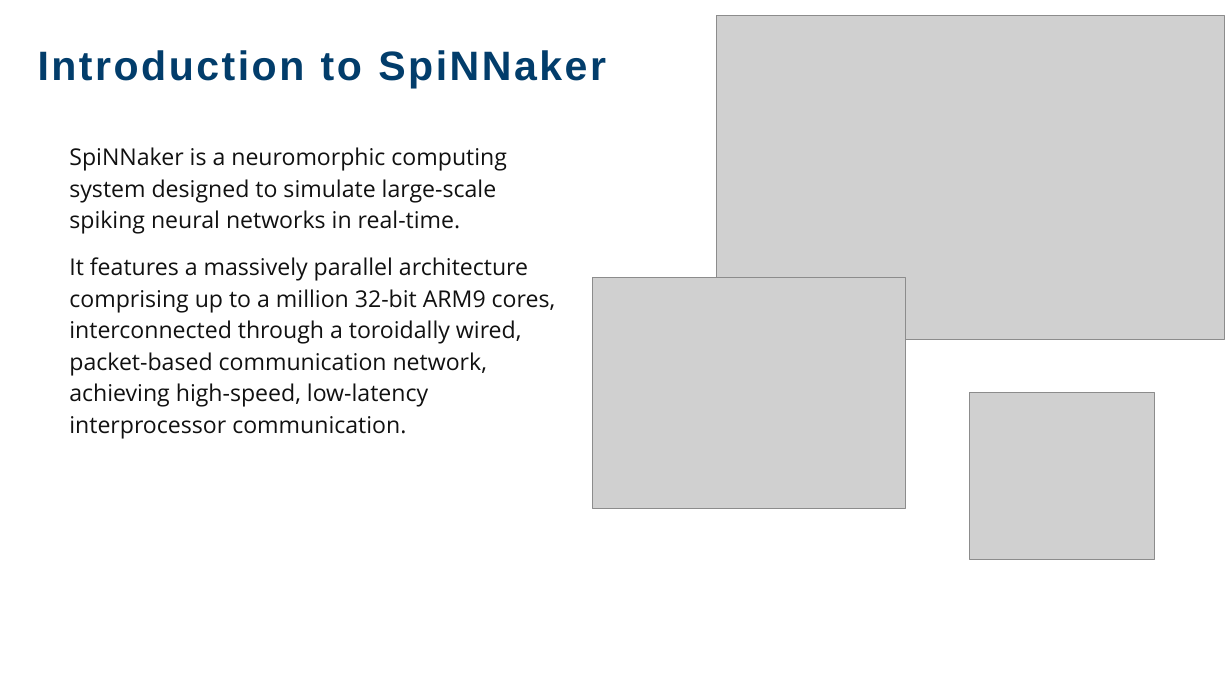
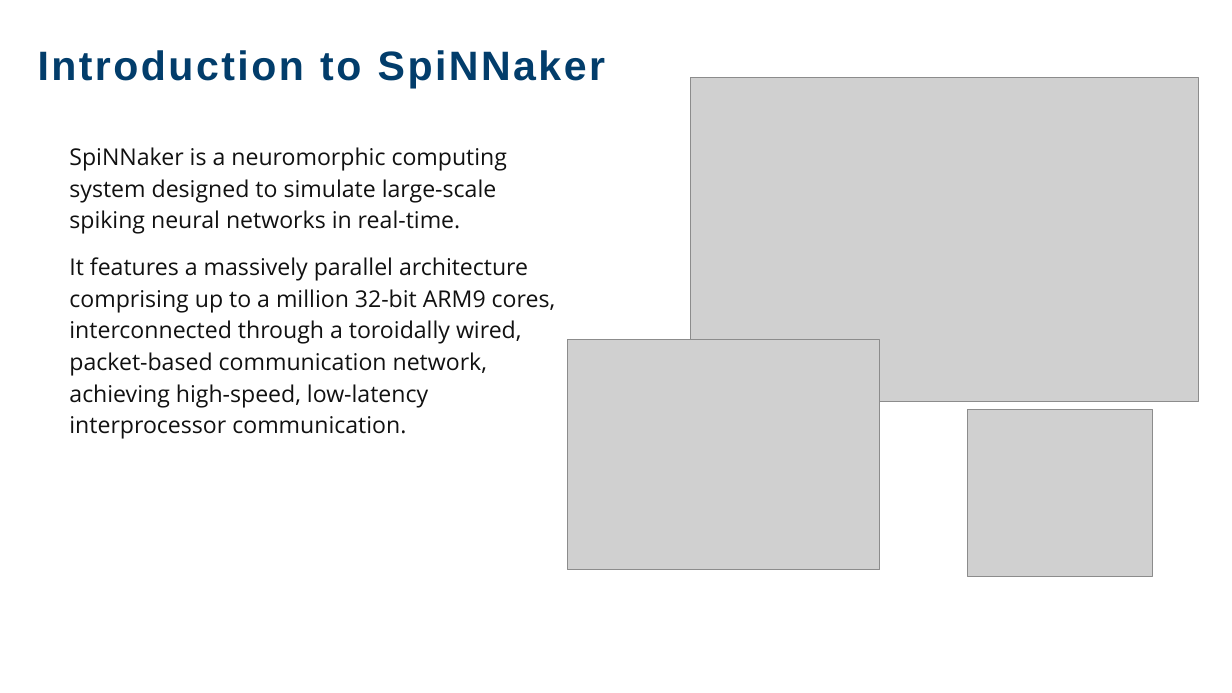
Before and after one commit to clinssen/ebrains-nestml-spinnaker, a slide deck: slide 5 of spinnaker-ebrains-at-NEST-Conference-2026.pptx (slide 3 before the commit). Drawn at 1232x693 pixels with LibreOffice and Linux fonts; fonts in the diff are those of the drawing; grey boxes stand for pictures; background and template pictures are left out. Boxes give left, top, right and bottom in pixels: in the first picture for what was removed or moved away, otherwise in the second. Text is boxed around its words. In the diff, an @@ line names an element or a change of style, - is before the commit and + after.

```diff
--- a/spinnaker-ebrains-at-NEST-Conference-2026.pptx
+++ b/spinnaker-ebrains-at-NEST-Conference-2026.pptx
@@ text "Introduction to SpiNNaker" at (38,50,605,89): letter spacing 2 to 1.9 pt @@
@@ picture: place and size @@
-picture at (716,16,1225,339)
+picture at (690,78,1199,401)
@@ picture: place and size @@
-picture at (593,277,906,508)
+picture at (567,339,880,570)
@@ picture: place and size @@
-picture at (970,393,1155,559)
+picture at (968,409,1153,576)
```
Also in this commit, not shown: 4 other slides changed, 7 slides added, 1 slide removed, 2 other files.
